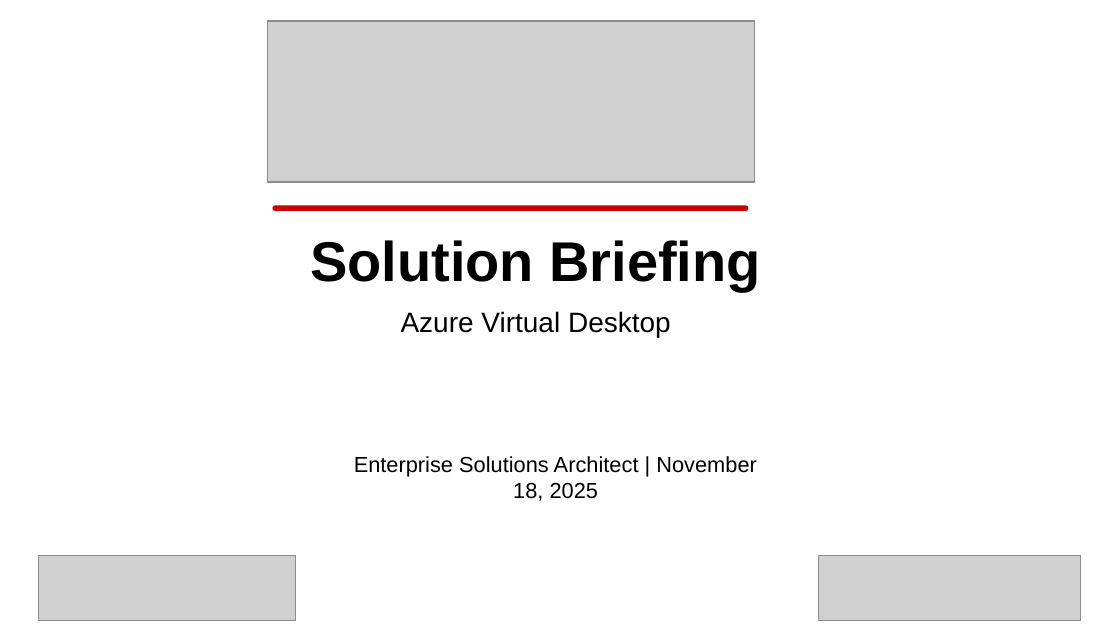
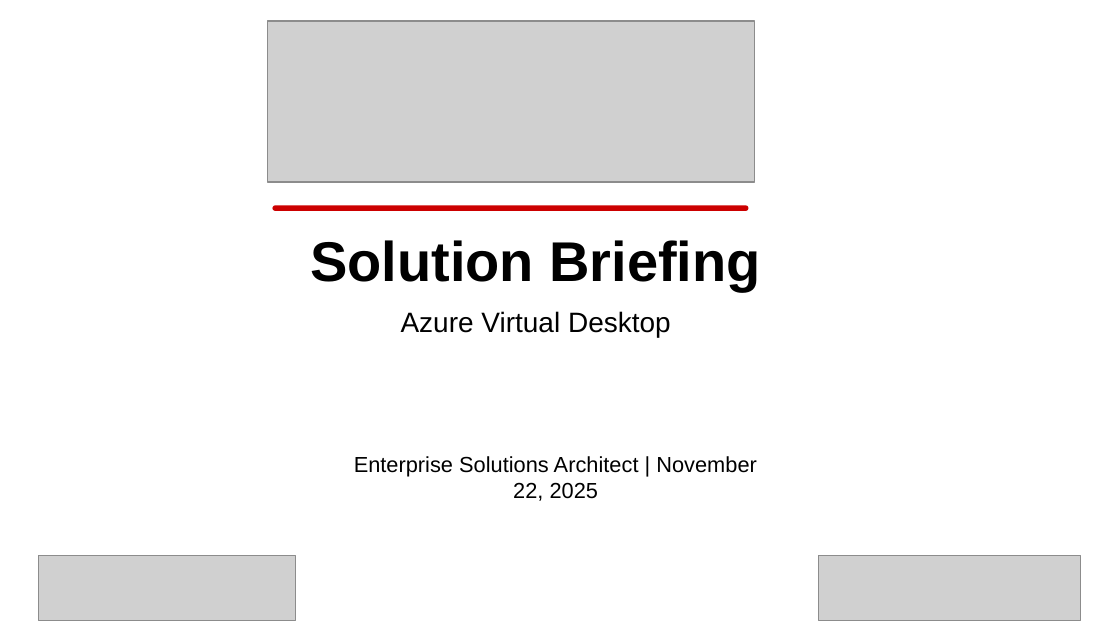
Before and after one commit to eoframework/solutions, a slide deck: slide 1 of solutions/azure/modern-workspace/virtual-desktop/presales/solution-briefing.pptx. Drawn at 1120x630 pixels with LibreOffice and Linux fonts; fonts in the diff are those of the drawing; grey boxes stand for pictures; background and template pictures are left out. Boxes give left, top, right and bottom in pixels: in the first picture for what was removed or moved away, otherwise in the second. Text is boxed around its words. In the diff, an @@ line names an element or a change of style, - is before the commit and + after.

```diff
--- a/solutions/azure/modern-workspace/virtual-desktop/presales/solution-briefing.pptx
+++ b/solutions/azure/modern-workspace/virtual-desktop/presales/solution-briefing.pptx
@@ text at (354, 456, 757, 501): text changed @@
-Enterprise Solutions Architect | November 18, 2025
+Enterprise Solutions Architect | November 22, 2025
```
Also in this commit, not shown: 10 other slides changed, 11 other files.
